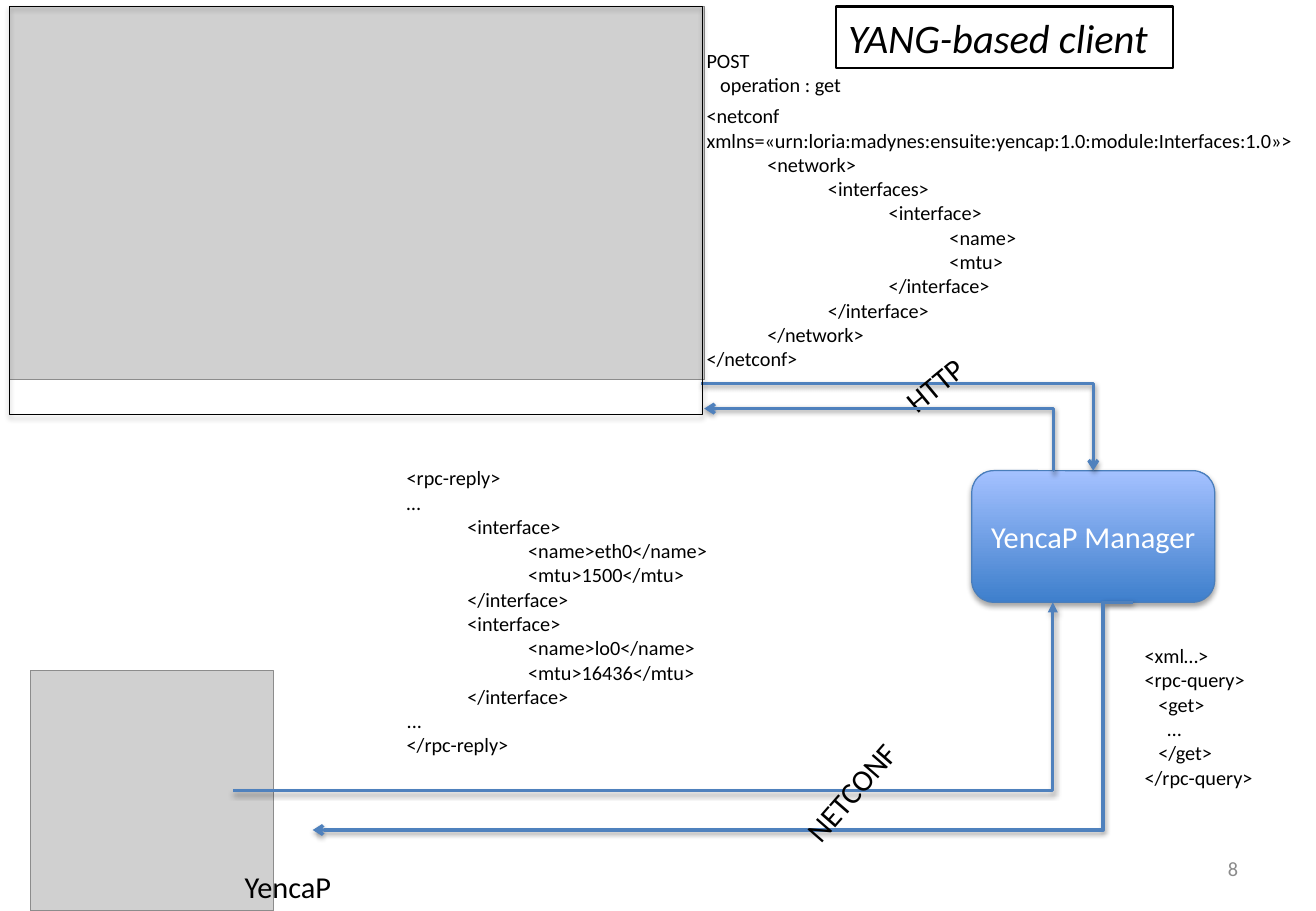
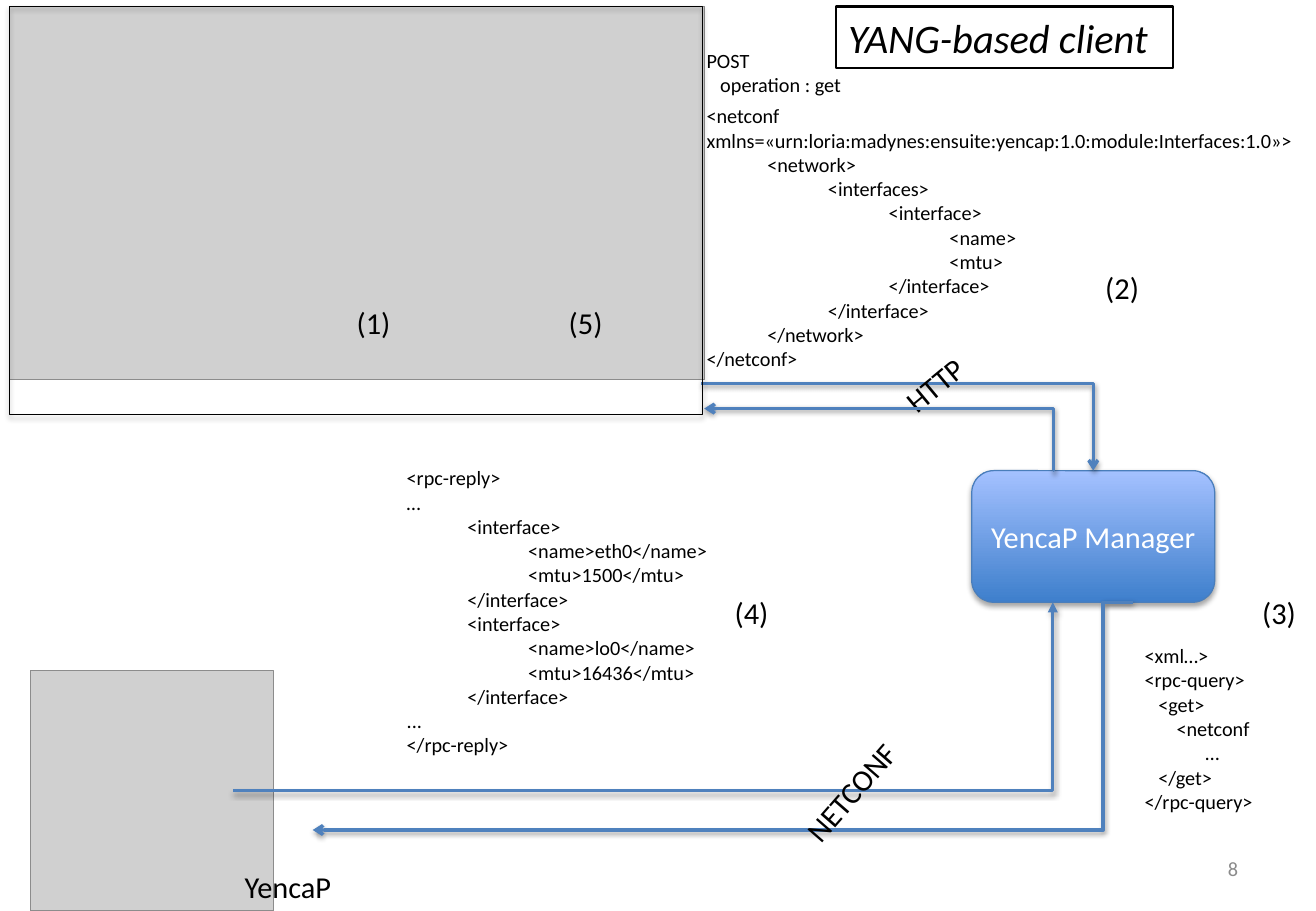
Before and after one commit to AaronNGray/jYang, a slide deck: slide 8 of yang-manager/reports/YangArchiCameraReady.pptx. Drawn at 1316x911 pixels with LibreOffice and Linux fonts; fonts in the diff are those of the drawing; grey boxes stand for pictures. Boxes give left, top, right and bottom in pixels: in the first picture for what was removed or moved away, otherwise in the second. Text is boxed around its words. In the diff, an @@ line names an element or a change of style, - is before the commit and + after.

```diff
--- a/yang-manager/reports/YangArchiCameraReady.pptx
+++ b/yang-manager/reports/YangArchiCameraReady.pptx
@@ text added at (1105,277,1139,303), 18 pt, text #000000 @@
+(2)
@@ text added at (357,312,391,338), 18 pt, text #000000 @@
+(1)
@@ text added at (569,312,603,338), 18 pt, text #000000 @@
+(5)
@@ text added at (735,602,769,628), 18 pt, text #000000 @@
+(4)
@@ text added at (1262,602,1296,628), 18 pt, text #000000 @@
+(3)
@@ text at (1177,722,1250,736): paragraph added @@
+<netconf
```
Also in this commit, not shown: 1 other slide changed.
